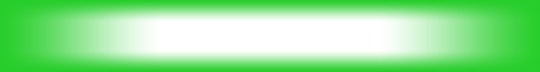
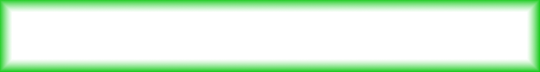
Layer changes from the first 540×72 image to the second:
"Selected": opacity 90% → 100%, painted on it, masked it over [0, 0, 540, 72]
